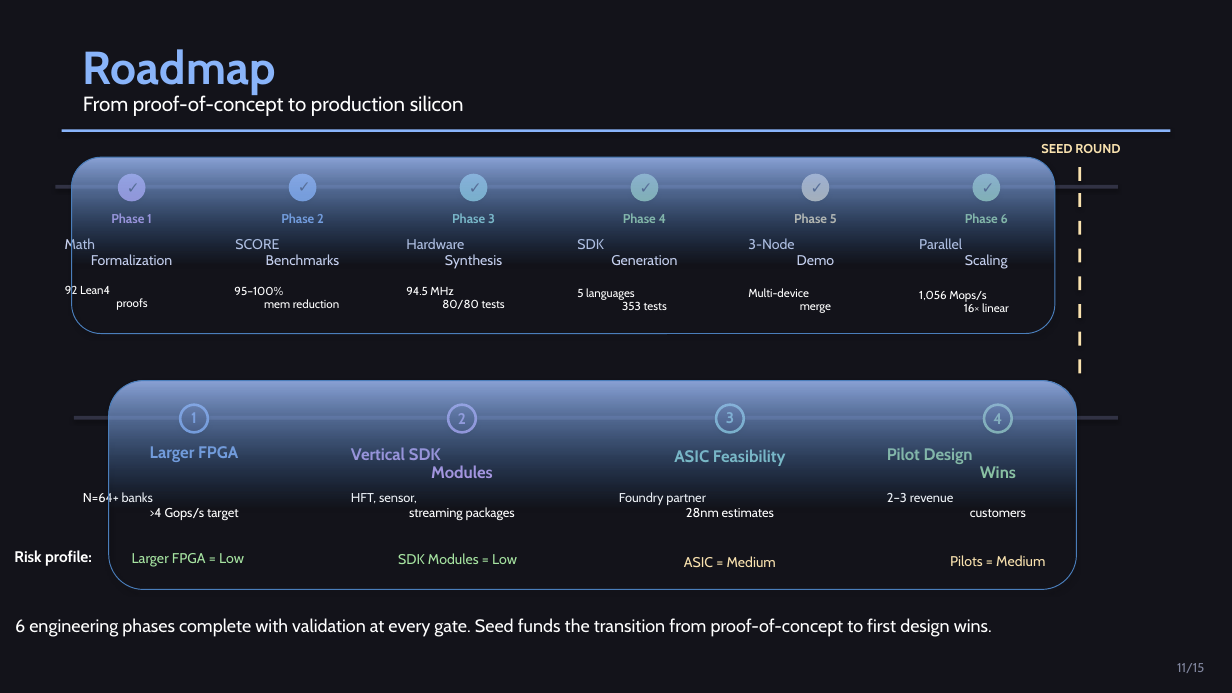
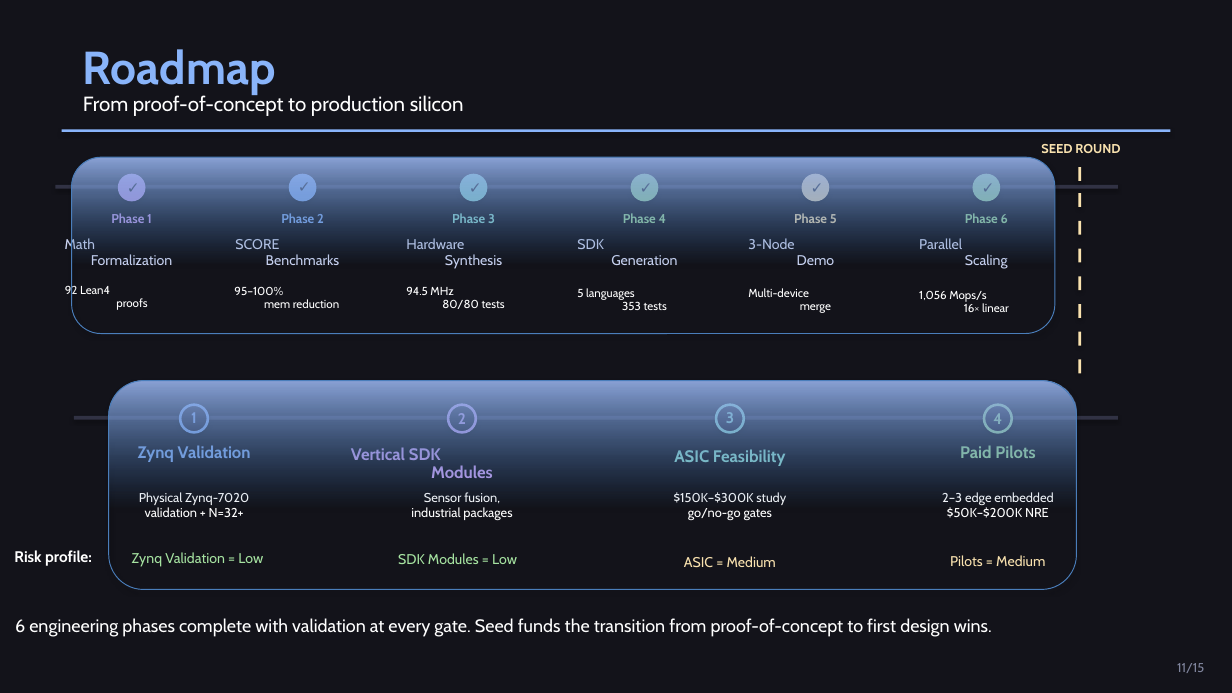
Before and after one commit to MatthewHRockwell/ATOMiK, a slide deck: slide 11 of business/pitch_deck/ATOMiK_Investor_Deck.pptx. Drawn at 1232x693 pixels with LibreOffice and Linux fonts; fonts in the diff are those of the drawing. Boxes give left, top, right and bottom in pixels: in the first picture for what was removed or moved away, otherwise in the second. Text is boxed around its words. In the diff, an @@ line names an element or a change of style, - is before the commit and + after.

```diff
--- a/business/pitch_deck/ATOMiK_Investor_Deck.pptx
+++ b/business/pitch_deck/ATOMiK_Investor_Deck.pptx
@@ text at [138, 445, 251, 462]: text changed @@
-Larger FPGA
+Zynq Validation
@@ text at [960, 445, 1035, 458]: text changed @@
-Pilot Design
-Wins
+Paid Pilots
@@ text at [139, 492, 249, 517]: text changed @@
-N=64+ banks
->4 Gops/s target
+Physical Zynq-7020
+validation + N=32+
@@ text at [411, 492, 512, 520]: text changed @@
-HFT, sensor,
-streaming packages
+Sensor fusion,
+industrial packages
@@ text at [674, 492, 786, 520]: text changed @@
-Foundry partner
-28nm estimates
+$150K–$300K study
+go/no-go gates
@@ text at [942, 492, 1053, 518]: text changed @@
-2–3 revenue
-customers
+2–3 edge embedded
+$50K–$200K NRE
@@ text at [132, 552, 263, 567]: text changed @@
-Larger FPGA = Low
+Zynq Validation = Low
```
Also in this commit, not shown: 14 other slides changed, 35 other files.
